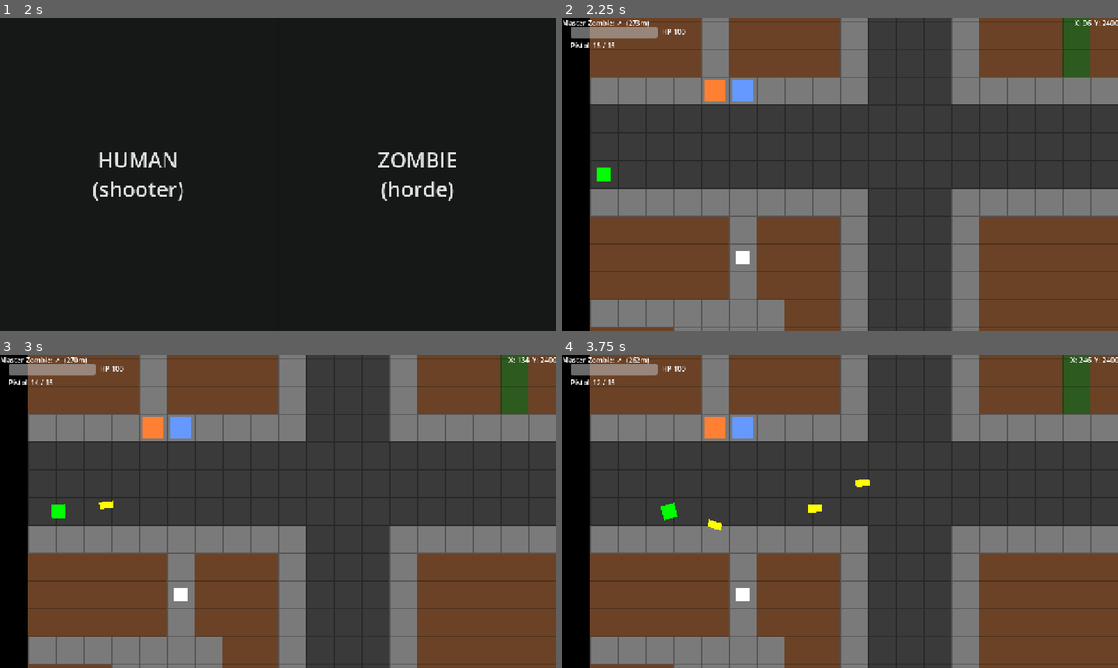
Above: before the commit, frames 1-4 (two rows, left to right).
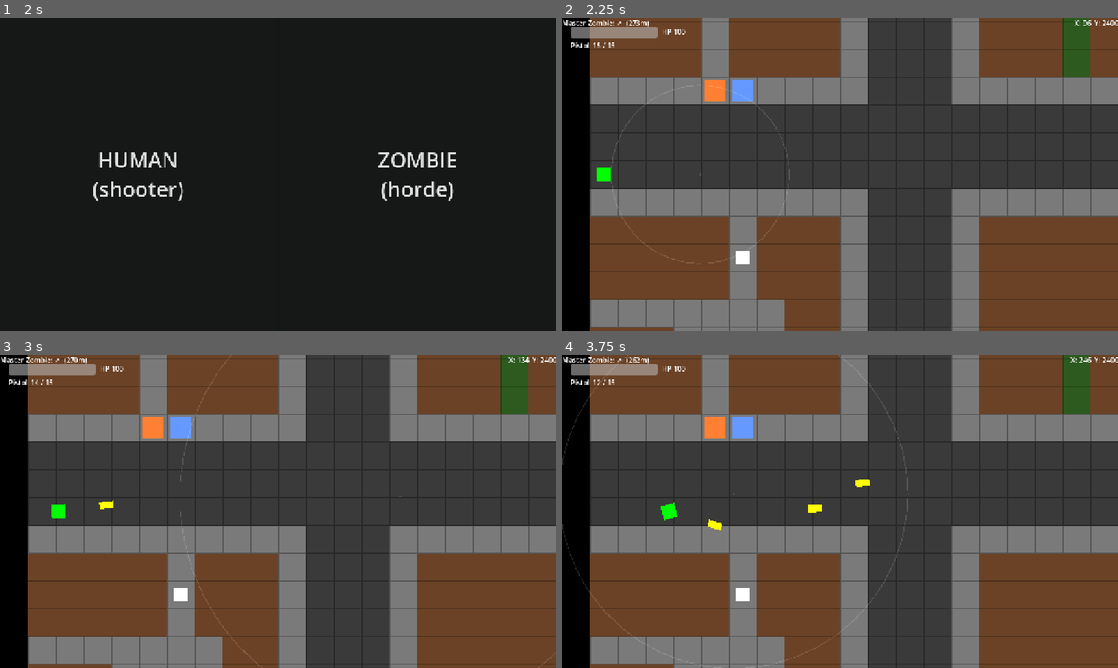
Above: after the commit, the same moments.

Repository: MKBSP/Zombie-game
Game: Godot game, scene res://scenes/ui/main_menu.tscn
Same seed, same stepped clock (60 frames per second), same inputs: the game is played once before the commit and once after it.
Inputs (mouse positions are in pixels of both pictures, inside the frame that each line leads up to):
- Up to frame 1 (2 s): click "PLAY" at 0.5 s; click "SINGLE PLAYER" at 1.25 s
- Up to frame 2 (2.25 s): click "HUMAN (shooter)" at 2 s
- Up to frame 3 (3 s): tap Enter (ui_accept) at 2.75 s; move the mouse to (400, 495) at 2.77 s; hold D (move_right) from 2.78 s (still down); hold Down (cam_down) from 2.78 s (still down); click (400, 495) at 2.92 s
- Up to frame 4 (3.75 s): tap Enter (ui_accept) at 3.02 s; release D (move_right) at 3.5 s; release Down (cam_down) at 3.5 s; drag from (728, 527) to (739, 426) at 3.52 s

Frame 1 is identical in both runs. In frame 2, 0.2% of the frame differs, in the area x 8-41%, y 21-79%; in frame 3, 0.1%; in frame 4, 0.3%, in the area x 0-63%, y 0-100%.

Commit message:
feat(aim): client aim cursor with cone radius, range fade, focus tint
Co-Authored-By: Claude Sonnet 4.6 <noreply@anthropic.com>

Diff:
--- /dev/null
+++ b/scenes/ui/aim_cursor.gd
@@ -0,0 +1,60 @@
+extends Control
+
+## Client-side aim cursor for the human player. Draws a circle at the mouse whose
+## radius = shooter.aim_spread_coeff * (gun->cursor distance), with opacity from
+## the equipped weapon's range falloff. Green while the focus buff is shrinking it.
+## Hides the OS cursor while active.
+
+var _shooter: Node2D = null
+
+
+func setup(shooter: Node2D) -> void:
+	_shooter = shooter
+	visible = true
+	Input.set_mouse_mode(Input.MOUSE_MODE_HIDDEN)
+	set_process(true)
+
+
+func teardown() -> void:
+	_shooter = null
+	visible = false
+	Input.set_mouse_mode(Input.MOUSE_MODE_VISIBLE)
+	set_process(false)
+
+
+func is_active() -> bool:
+	return _shooter != null and is_instance_valid(_shooter)
+
+
+func _exit_tree() -> void:
+	Input.set_mouse_mode(Input.MOUSE_MODE_VISIBLE)
+
+
+func _process(_delta: float) -> void:
+	if is_active():
+		queue_redraw()
+
+
+func _draw() -> void:
+	if not is_active():
+		return
+	var gun: Vector2 = _shooter.global_position
+	var tip := _shooter.get_node_or_null("GunTip")
+	if tip:
+		gun = tip.global_position
+	var mouse := get_global_mouse_position()
+	var dist := gun.distance_to(mouse)
+	var coeff: float = _shooter.aim_spread_coeff
+	var radius: float = maxf(coeff * dist, 2.0)
+
+	var w := Weapons.get_data(_shooter.equipped)
+	var opacity: float = clampf(AimModel.damage_mult(w, dist), 0.15, 1.0)
+
+	# White normally; green when focus has shrunk the circle below aim_base.
+	var col := Color(1, 1, 1, opacity)
+	if coeff < w.aim_base - 0.0001:
+		col = Color(0.3, 1.0, 0.3, opacity)
+
+	var center := get_local_mouse_position()
+	draw_arc(center, radius, 0.0, TAU, 48, col, 2.0)
+	draw_circle(center, 2.0, col)
--- /dev/null
+++ b/scenes/ui/aim_cursor.tscn
@@ -0,0 +1,13 @@
+[gd_scene load_steps=2 format=3 uid="uid://caimcursor0001"]
+
+[ext_resource type="Script" path="res://scenes/ui/aim_cursor.gd" id="1_ac"]
+
+[node name="AimCursor" type="Control"]
+layout_mode = 3
+anchors_preset = 15
+anchor_right = 1.0
+anchor_bottom = 1.0
+grow_horizontal = 2
+grow_vertical = 2
+mouse_filter = 2
+script = ExtResource("1_ac")
--- a/scenes/ui/game_over.gd
+++ b/scenes/ui/game_over.gd
@@ -13,6 +13,7 @@
 func show_message(text: String) -> void:
 	message_label.text = text
 	visible = true
+	Input.set_mouse_mode(Input.MOUSE_MODE_VISIBLE)
 	play_again_button.disabled = false
 	main_menu_button.disabled = false
 	# Pause the game tree but keep this UI processing.
--- a/scenes/ui/pause_menu.gd
+++ b/scenes/ui/pause_menu.gd
@@ -35,6 +35,7 @@
 
 
 func _open() -> void:
+	Input.set_mouse_mode(Input.MOUSE_MODE_VISIBLE)
 	visible = true
 	if not GameState.multiplayer_active:
 		get_tree().paused = true
@@ -43,6 +44,9 @@
 func _close() -> void:
 	visible = false
 	get_tree().paused = false
+	var ac := get_parent().get_node_or_null("AimCursor")
+	if ac and ac.has_method("is_active") and ac.is_active():
+		Input.set_mouse_mode(Input.MOUSE_MODE_HIDDEN)
 
 
 func _on_menu() -> void:
--- a/scenes/world/world.gd
+++ b/scenes/world/world.gd
@@ -10,6 +10,7 @@
 @onready var zc_camera: Camera2D = $ZCCamera
 @onready var entities: Node2D = $Entities
 @onready var merge_manager: MergeManager = $MergeManager
+@onready var aim_cursor: Control = $HUDLayer/AimCursor
 
 var shooter_scene := preload("res://scenes/shooter/shooter.tscn")
 var zombie_scene := preload("res://scenes/zombie/zombie.tscn")
@@ -86,6 +87,7 @@
 		shooter_cam.make_current()
 		shooter_fog_rect.visible = fog_enabled
 		zc_node.deactivate()
+		aim_cursor.setup(shooter)
 	else:
 		shooter.controls_enabled = false
 		shooter_cam.enabled = false
@@ -93,6 +95,7 @@
 		hud.visible = false
 		zc_node.activate()
 		zc_camera.make_current()
+		aim_cursor.teardown()
 
 
 func _setup_fog() -> void:
--- a/scenes/world/world.tscn
+++ b/scenes/world/world.tscn
@@ -18,6 +18,7 @@
 [ext_resource type="Script" uid="uid://73kxgnr2wka6" path="res://scripts/merge_manager.gd" id="15_71ii3"]
 [ext_resource type="PackedScene" uid="uid://dt4qweg6brm4d" path="res://scenes/zombie/fast_zombie.tscn" id="16_bt7bg"]
 [ext_resource type="PackedScene" uid="uid://bg0cosb6sd0sx" path="res://scenes/zombie/fat_zombie.tscn" id="17_wbwoo"]
+[ext_resource type="PackedScene" uid="uid://caimcursor0001" path="res://scenes/ui/aim_cursor.tscn" id="21_aimcursor"]
 
 [sub_resource type="ShaderMaterial" id="ShaderMaterial_gb53w"]
 shader = ExtResource("2_5qq27")
@@ -132,6 +133,9 @@
 visible = false
 
 [node name="PauseMenu" parent="HUDLayer" instance=ExtResource("20_pausemenu")]
+
+[node name="AimCursor" parent="HUDLayer" instance=ExtResource("21_aimcursor")]
+visible = false
 visible = false
 
 [node name="PropScatter" type="Node" parent="." unique_id=1925195708 node_paths=PackedStringArray("ground_layer", "building_layer")]
